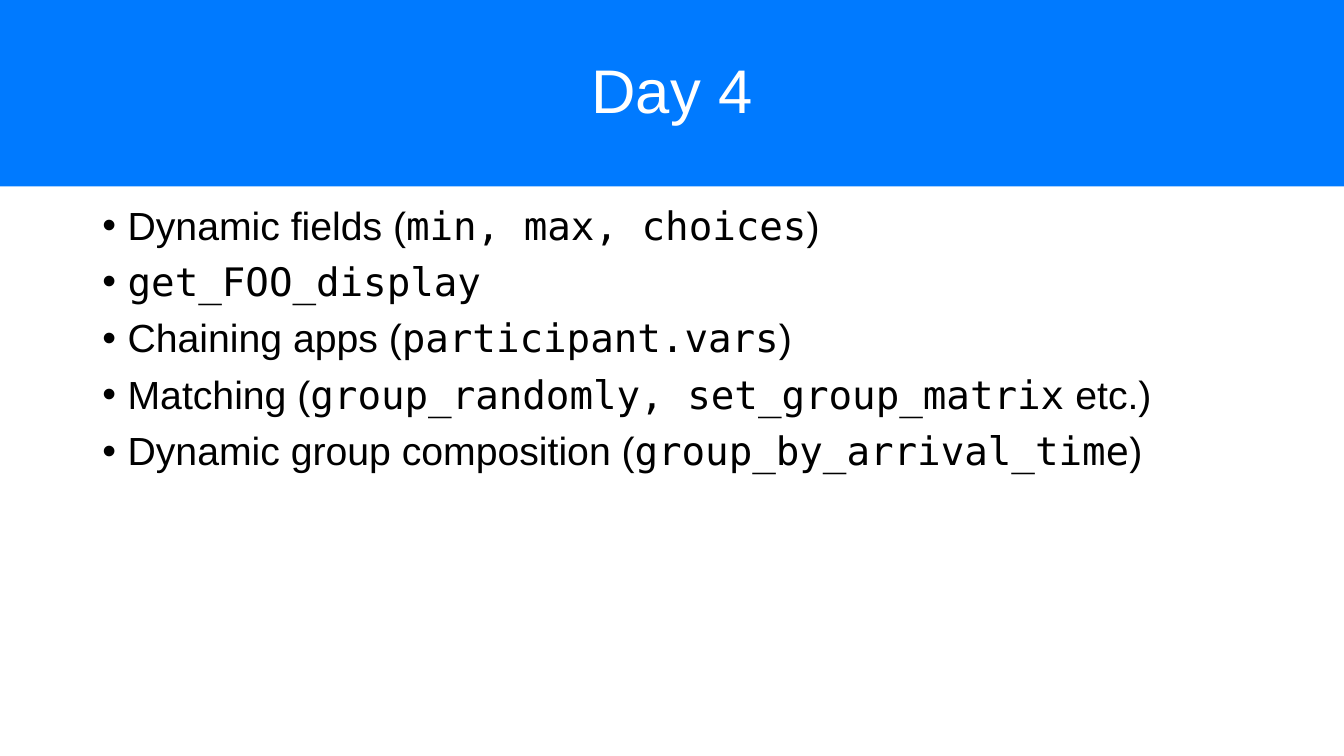
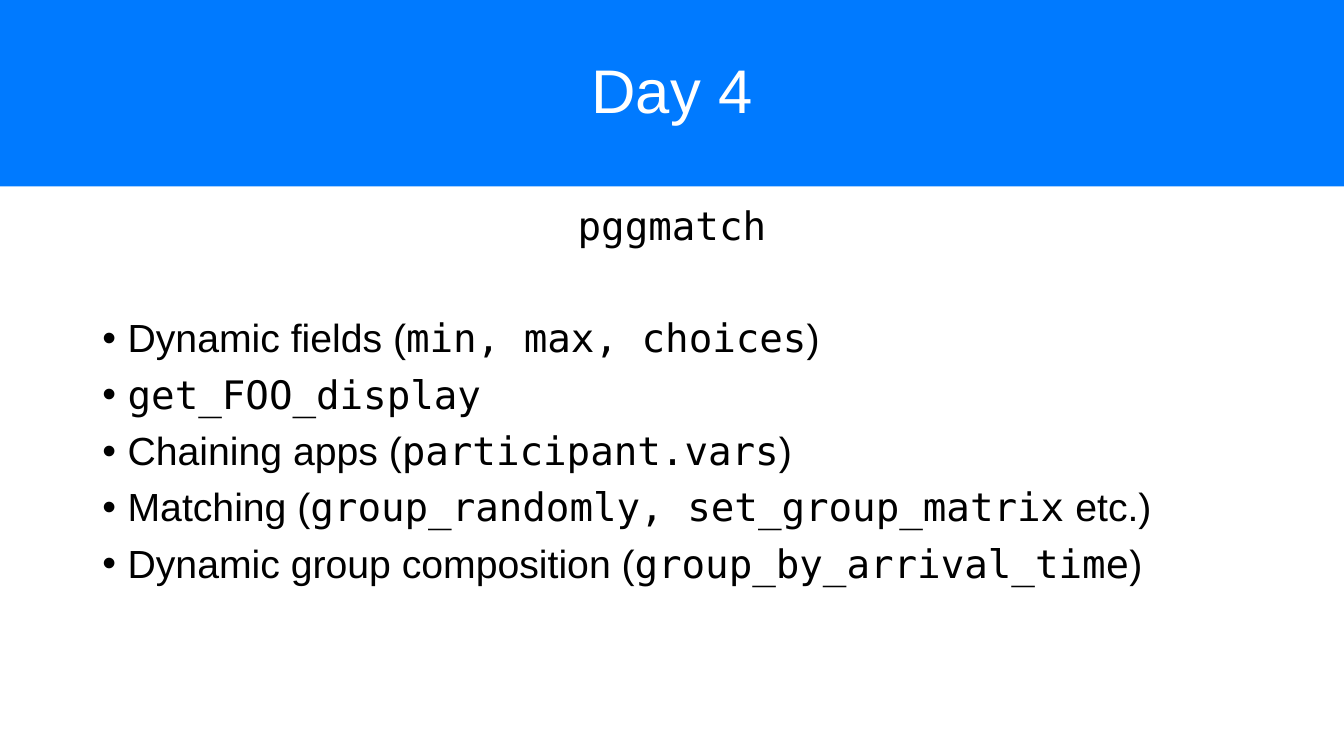
Before and after one commit to chapkovski/uncertainty-summer-school, a slide deck: slide 2 of presentations/frankfurt_july_2019 day4.pptx. Drawn at 1344x756 pixels with LibreOffice and Linux fonts; fonts in the diff are those of the drawing. Boxes give left, top, right and bottom in pixels: in the first picture for what was removed or moved away, otherwise in the second. Text is boxed around its words. In the diff, an @@ line names an element or a change of style, - is before the commit and + after.

```diff
--- a/presentations/frankfurt_july_2019 day4.pptx
+++ b/presentations/frankfurt_july_2019 day4.pptx
@@ text at box(578, 210, 766, 249): paragraph added @@
+pggmatch
```
Also in this commit, not shown: 4 other slides changed, 2 slides added, 1 slide removed, 11 other files.
